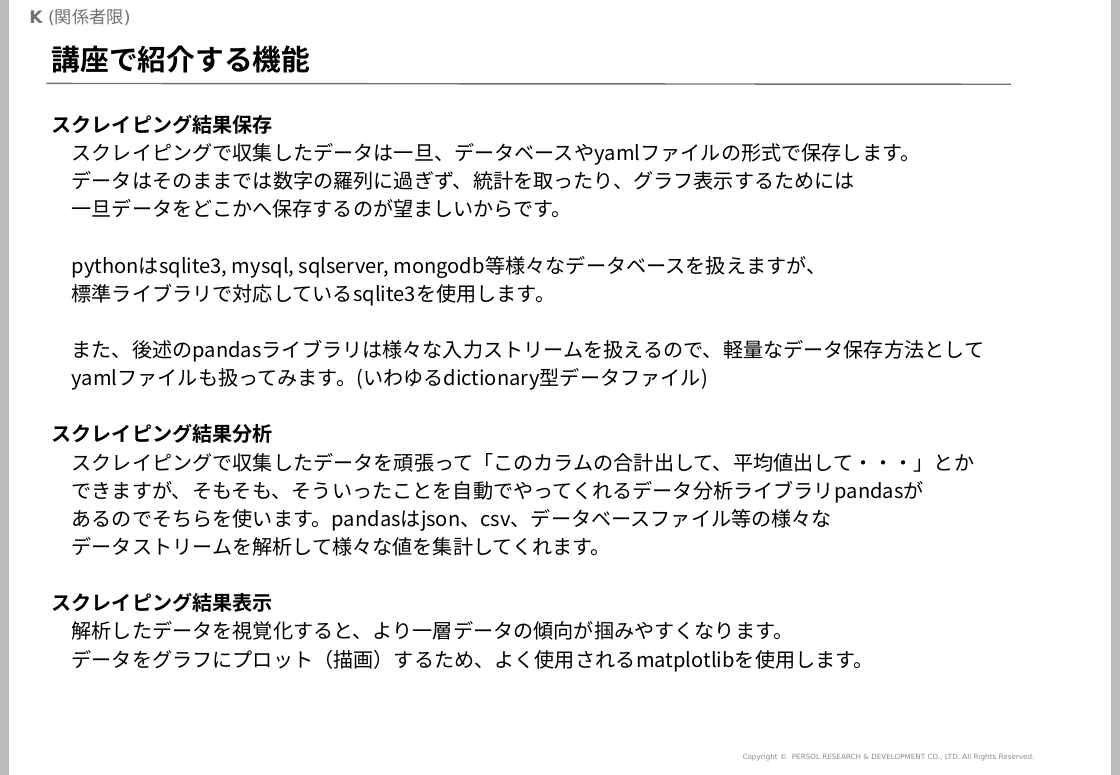
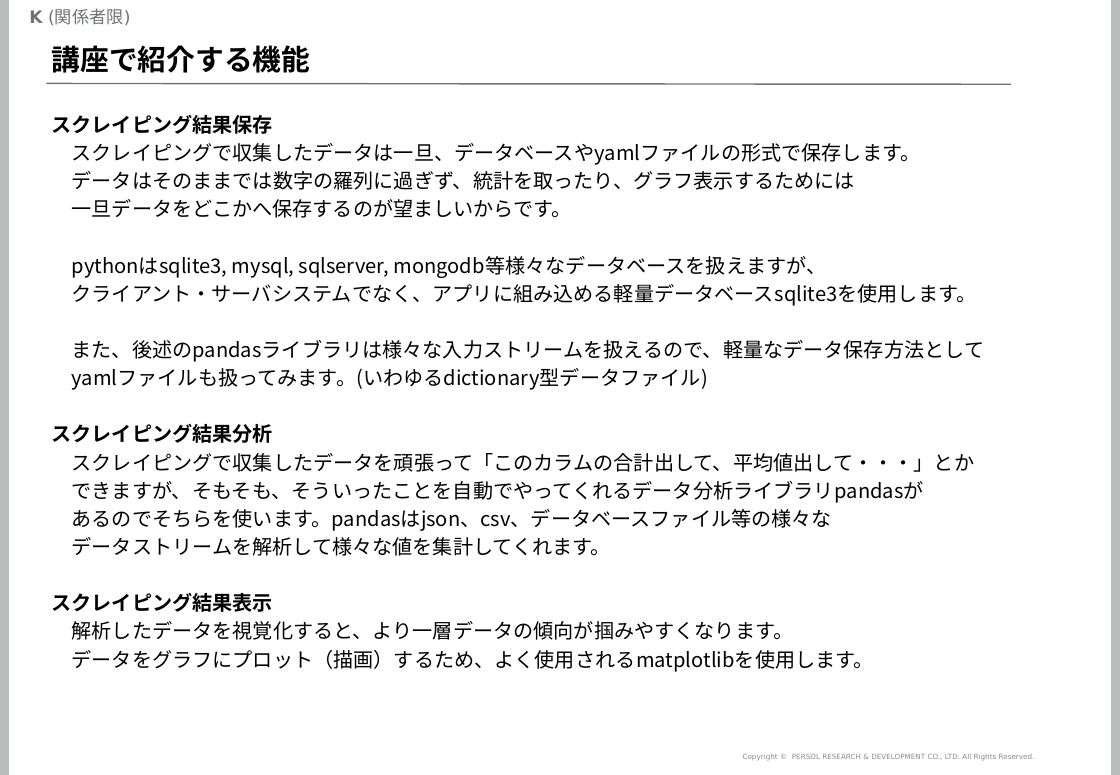
Before and after one commit to mogrodown/python_session, a slide deck: slide 4 of doc/python中級講座_2020.pptx. Drawn at 1120x775 pixels with LibreOffice and Linux fonts; fonts in the diff are those of the drawing; background and template pictures are left out. Boxes give left, top, right and bottom in pixels: in the first picture for what was removed or moved away, otherwise in the second. Text is boxed around its words. In the diff, an @@ line names an element or a change of style, - is before the commit and + after.

```diff
--- a/doc/python中級講座_2020.pptx
+++ b/doc/python中級講座_2020.pptx
@@ text at <box>72,284,977,306</box>: text changed @@
-標準ライブラリで対応しているsqlite3を使用します。
+クライアント・サーバシステムでなく、アプリに組み込める軽量データベースsqlite3を使用します。
```
Also in this commit, not shown: 2 other slides changed, 4 slides added, 1 slide removed, 1 other file.
